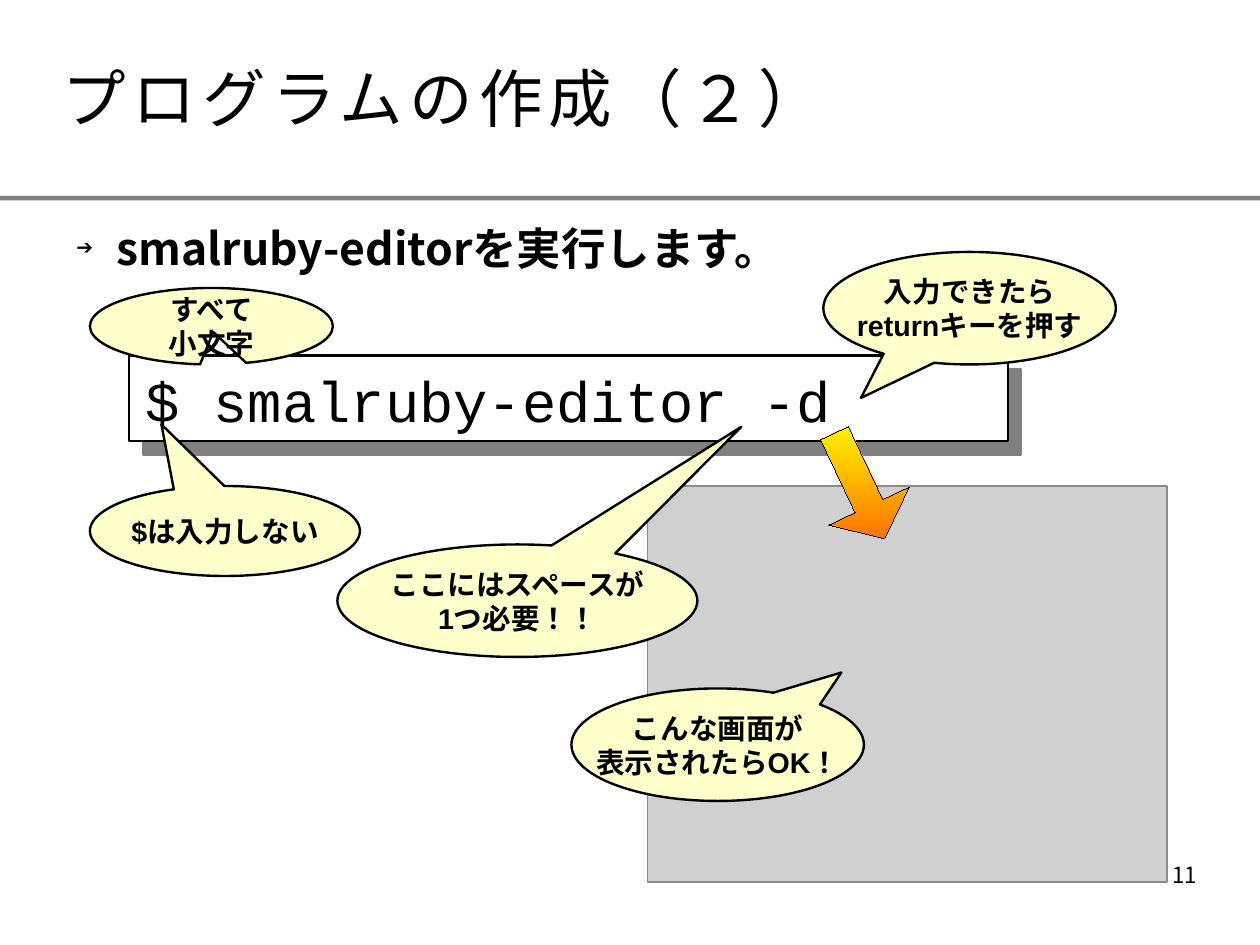
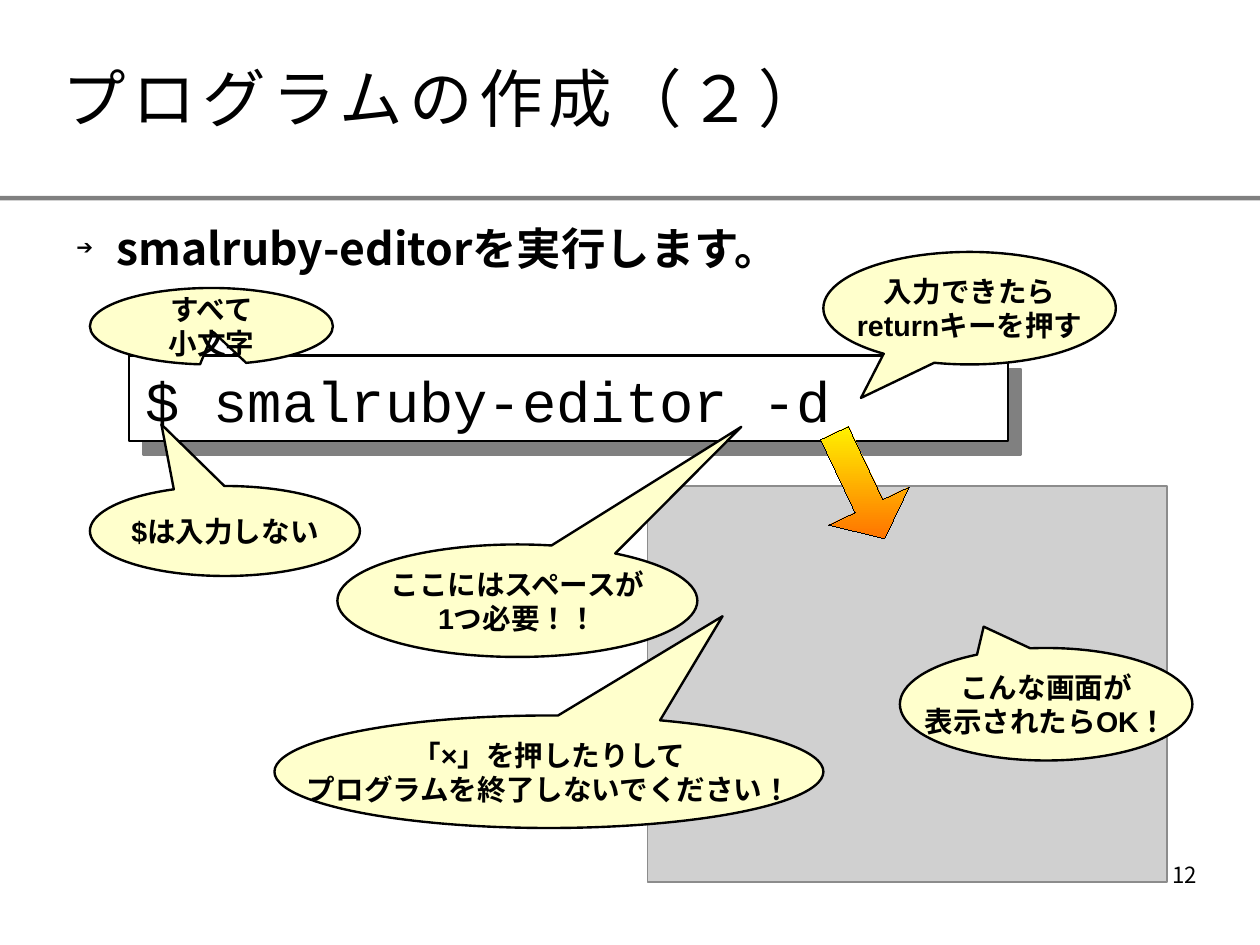
Before and after one commit to smalruby/ruby-school-mjh, a slide deck: slide 12 of mac/2014/doc/text.odp (slide 11 before the commit). Drawn at 1260x945 pixels with LibreOffice and Linux fonts; fonts in the diff are those of the drawing; grey boxes stand for pictures; background and template pictures are left out. Boxes give left, top, right and bottom in pixels: in the first picture for what was removed or moved away, otherwise in the second. Text is boxed around its words. In the diff, an @@ line names an element or a change of style, - is before the commit and + after.

```diff
--- a/mac/2014/doc/text.odp
+++ b/mac/2014/doc/text.odp
@@ speech bubble "こんな画面が" moved from (x1=572, y1=688, x2=864, y2=800) to (x1=900, y1=648, x2=1193, y2=760) @@
@@ speech bubble "こんな画面が" at (x1=900, y1=648, x2=1193, y2=760): proportions changed @@
@@ speech bubble added at (x1=274, y1=716, x2=823, y2=828), fill #FFFFCC, outline #000000 1.5 pt, 18 pt, text #000000, bold @@
+「×」を押したりして
+プログラムを終了しないでください！
@@ page number at (x1=1172, y1=866, x2=1197, y2=883): text changed @@
-11
+12
```
Also in this commit, not shown: 2 other slides changed, 1 slide added.
